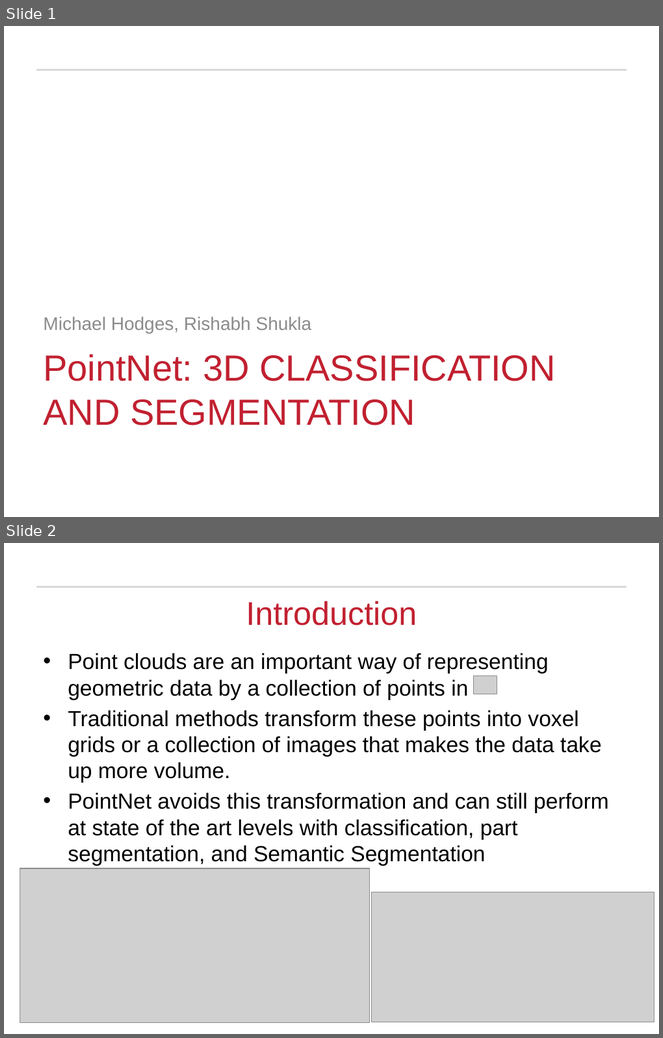
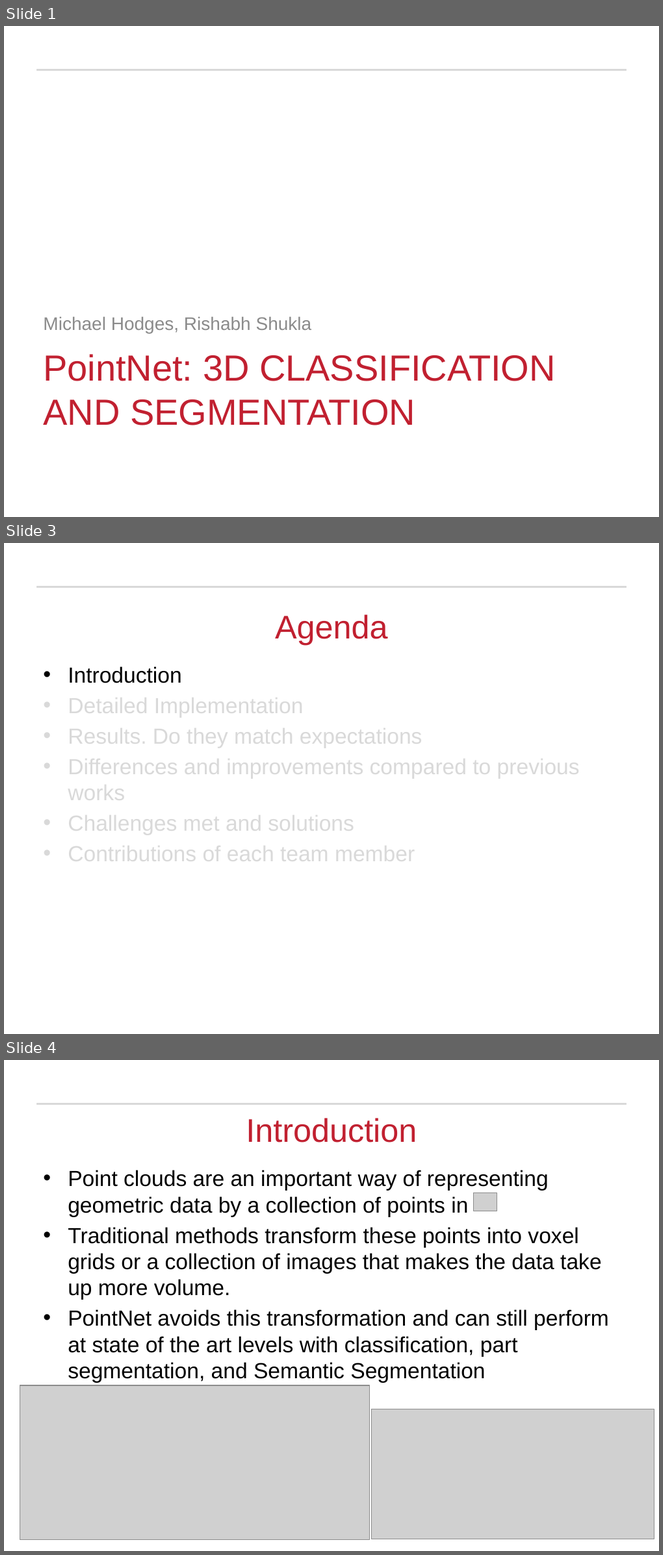
Before and after one commit to Michael-Hodges/PointNet, a slide deck: PowerPoints/EECE5554_Final_Project.pptx. Shown one above the other, each under a label of ours: slides 1 and 2 before the commit, slides 1, 3 and 4 after it; the slides between them are not shown. The pictures are 663x1038 and 663x1555 pixels, drawn with LibreOffice and Linux fonts; fonts in the diff are those of the drawing; grey boxes stand for pictures; background and template pictures are left out. Boxes give left, top, right and bottom in pixels: in the first picture for what was removed or moved away, otherwise in the second. Text is boxed around its words. In the diff, an @@ line names an element or a change of style, - is before the commit and + after.

```diff
--- a/PowerPoints/EECE5554_Final_Project.pptx
+++ b/PowerPoints/EECE5554_Final_Project.pptx
@@ slide 3 added at [4, 543, 659, 1034], background #FFFFFF; not listed: 1 template element that a slide beside it also shows @@
@@ title added at [275, 615, 388, 645], 36 pt, text #C12030 @@
+Agenda
@@ text added at [68, 667, 580, 867], 24 pt, text #D9D9D9 @@
+• Introduction
+• Detailed Implementation
+• Results. Do they match expectations
+• Differences and improvements compared to previous works
+• Challenges met and solutions
+• Contributions of each team member
@@ what was slide 2 is now slide 4 @@
```
Also in this commit, not shown: 5 slides changed, 7 other slides added.
